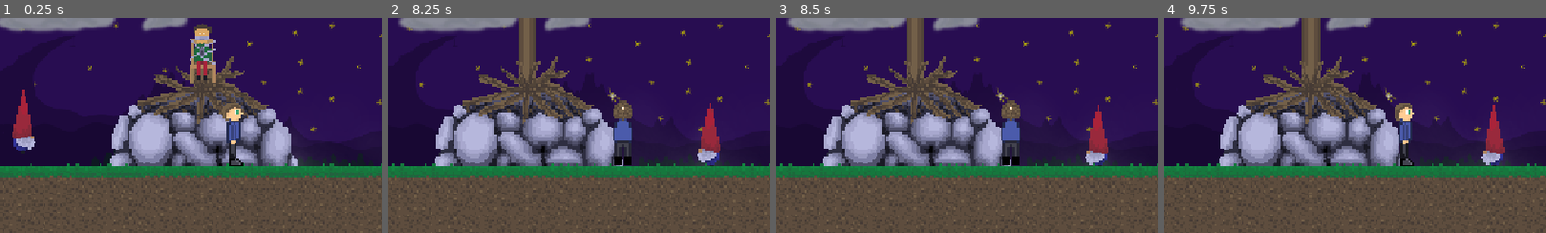
Above: before the commit, frames 1-4 (left to right).
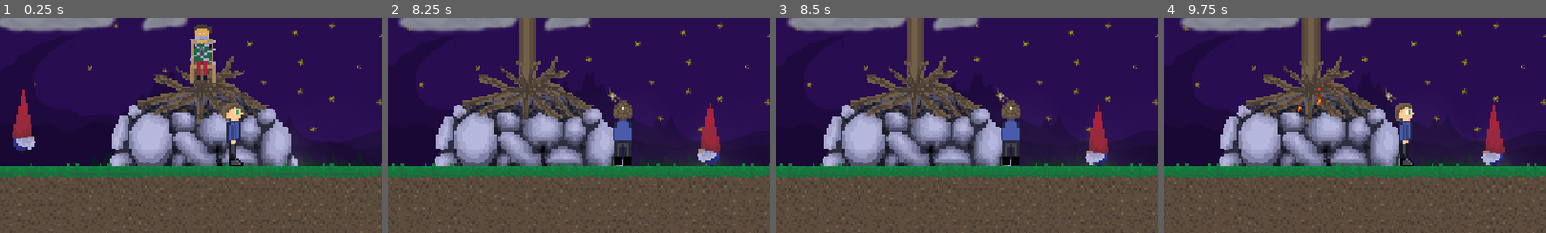
Above: after the commit, the same moments.

Repository: MyNameIs3rik/gnomes-piss-me-off
Game: Godot game, scene res://scenes/wolrd/wolrd.tscn
Same seed, same stepped clock (60 frames per second), same inputs: the game is played once before the commit and once after it.
Inputs (mouse positions are % of the whole screen's width and height, from its top left):
- Up to frame 1 (0.25 s): no input
- Up to frame 2 (8.25 s): move the mouse to (45, 70) at 0.52 s; hold Q (Piss) 0.53-1.28 s; hold D (Right) 0.53-2.03 s; tap W (Up) at 0.77, 1.52, 3.02, 3.77, 4.52, 6.02, 6.77, 7.52 s; move the mouse to (80, 65) at 1.27 s; right-click (80, 65) at 1.35 s; move the mouse to (20, 35) at 2.02 s; hold Q (Piss) 2.03-2.78 s; hold A (Left) 2.03-4.28 s; move the mouse to (55, 50) at 2.77 s; right-click (55, 50) at 2.85 s; move the mouse to (35, 25) at 3.52 s; hold Q (Piss) 3.53-4.28 s; move the mouse to (72, 45) at 4.27 s; hold D (Right) 4.28-8.03 s; right-click (72, 45) at 4.35 s; move the mouse to (30, 55) at 5.02 s; hold Q (Piss) 5.03-5.78 s; move the mouse to (60, 28) at 5.77 s; right-click (60, 28) at 5.85 s; move the mouse to (45, 70) at 6.52 s; hold Q (Piss) 6.53-7.28 s; move the mouse to (80, 65) at 7.27 s; right-click (80, 65) at 7.35 s; move the mouse to (20, 35) at 8.02 s; hold A (Left) from 8.03 s (still down); hold Q (Piss) from 8.03 s (still down)
- Up to frame 3 (8.5 s): keep holding A (Left); keep holding Q (Piss)
- Up to frame 4 (9.75 s): move the mouse to (55, 50) at 8.77 s; release Q (Piss) at 8.78 s; right-click (55, 50) at 8.85 s; tap W (Up) at 9.02 s; move the mouse to (35, 25) at 9.52 s; release A (Left) at 9.53 s; hold D (Right) from 9.53 s (still down); hold Q (Piss) from 9.53 s (still down)
The pictures show only the part of the screen within x 19-69%, y 34-84%; the shares and areas given below are measured in that part.

Frames 1-3 are identical in both runs. In frame 4, less than 0.1% of the frame differs, in the area x 34-44%, y 30-44%.

Commit message:
almost finished animation and added ingnition

Diff:
--- a/scenes/enemies/fire.tscn
+++ b/scenes/enemies/fire.tscn
@@ -45,6 +45,43 @@
 [sub_resource type="Gradient" id="Gradient_wcp7n"]
 colors = PackedColorArray(0.45211428, 0.15050754, 0.036296267, 1, 1, 0.90670776, 0.885704, 1)
 
+[sub_resource type="Animation" id="Animation_g4y0b"]
+length = 0.001
+tracks/0/type = "value"
+tracks/0/imported = false
+tracks/0/enabled = true
+tracks/0/path = NodePath(".:scale")
+tracks/0/interp = 1
+tracks/0/loop_wrap = true
+tracks/0/keys = {
+"times": PackedFloat32Array(0),
+"transitions": PackedFloat32Array(1),
+"update": 0,
+"values": [Vector2(1, 1)]
+}
+
+[sub_resource type="Animation" id="Animation_gwman"]
+resource_name = "ignite"
+length = 1.6
+tracks/0/type = "value"
+tracks/0/imported = false
+tracks/0/enabled = true
+tracks/0/path = NodePath(".:scale")
+tracks/0/interp = 2
+tracks/0/loop_wrap = true
+tracks/0/keys = {
+"times": PackedFloat32Array(0, 1.6),
+"transitions": PackedFloat32Array(1, 1),
+"update": 0,
+"values": [Vector2(0.25, 0.25), Vector2(1, 1)]
+}
+
+[sub_resource type="AnimationLibrary" id="AnimationLibrary_xfvci"]
+_data = {
+&"RESET": SubResource("Animation_g4y0b"),
+&"ignite": SubResource("Animation_gwman")
+}
+
 [node name="Fire" type="Area2D" unique_id=1307416558]
 script = ExtResource("1_g4y0b")
 
@@ -54,7 +91,7 @@
 [node name="AnimatedSprite2D" type="AnimatedSprite2D" parent="." unique_id=1297172194]
 position = Vector2(0, -1)
 sprite_frames = SubResource("SpriteFrames_2auwi")
-frame_progress = 0.549122
+frame_progress = 0.47117147
 
 [node name="CPUParticles2D" type="CPUParticles2D" parent="." unique_id=2053473570]
 amount = 6
@@ -71,3 +108,6 @@
 scale_amount_max = 1.3
 color = Color(0.9843137, 0.2901961, 0.105882354, 1)
 color_initial_ramp = SubResource("Gradient_wcp7n")
+
+[node name="AnimationPlayer" type="AnimationPlayer" parent="." unique_id=2061959115]
+libraries/ = SubResource("AnimationLibrary_xfvci")
--- a/scenes/wolrd/pole.tscn
+++ b/scenes/wolrd/pole.tscn
@@ -7,7 +7,7 @@
 
 [sub_resource type="Animation" id="Animation_nu4oo"]
 resource_name = "Impale"
-length = 6.0
+length = 7.0
 tracks/0/type = "value"
 tracks/0/imported = false
 tracks/0/enabled = true
@@ -43,6 +43,23 @@
 "transitions": PackedFloat32Array(1, 1, 1),
 "update": 0,
 "values": [50.0, 50.0, 25.0]
+}
+tracks/3/type = "method"
+tracks/3/imported = false
+tracks/3/enabled = true
+tracks/3/path = NodePath(".")
+tracks/3/interp = 1
+tracks/3/loop_wrap = true
+tracks/3/keys = {
+"times": PackedFloat32Array(6.5666666, 6.866667),
+"transitions": PackedFloat32Array(1, 1),
+"values": [{
+"args": [],
+"method": &"ignite"
+}, {
+"args": [],
+"method": &"ignite"
+}]
 }
 
 [sub_resource type="Animation" id="Animation_jxw3u"]
@@ -102,3 +119,6 @@
 
 [node name="AnimationPlayer" type="AnimationPlayer" parent="." unique_id=1340237128]
 libraries/ = SubResource("AnimationLibrary_a0p57")
+
+[node name="FireContainer" type="Node2D" parent="." unique_id=1527039580]
+position = Vector2(5, -31)
--- a/scripts/enemies/fire.gd
+++ b/scripts/enemies/fire.gd
@@ -13,6 +13,9 @@
 	display_damage()
 
 func display_damage() -> void:
-	var size: float = (float(health) / float(max_health)) / 2 + 0.5
+	var size: float = (float(health) / float(max_health)) / 1.5 + 1.0 / 3.0
 	$AnimatedSprite2D.scale = Vector2(size,size)
 	$CPUParticles2D.scale = Vector2(size,size)
+
+func ignite() -> void:
+	$AnimationPlayer.play("ignite")
--- a/scripts/world/pole.gd
+++ b/scripts/world/pole.gd
@@ -1,4 +1,31 @@
 extends Area2D
+
+const FIRE = preload("res://scenes/enemies/fire.tscn")
+@onready var fire_container = $FireContainer
+@onready var area = $CollisionPolygon2D
+@onready var rng = RandomNumberGenerator.new()
 
 func play_impale() -> void:
 	$AnimationPlayer.play("Impale")
+
+func ignite():
+	var fire = FIRE.instantiate()
+	fire.position = get_random_pos(area.polygon)
+	fire.ignite()
+	fire_container.add_child(fire)
+
+func get_random_pos(points: PackedVector2Array) -> Vector2:
+	var rect = Rect2(points[0], Vector2.ZERO)
+
+	for point in points:
+		rect = rect.expand(point)
+
+	while true:
+		var point = Vector2(
+		rng.randf_range(rect.position.x, rect.end.x),
+		rng.randf_range(rect.position.y, rect.end.y))
+
+		if Geometry2D.is_point_in_polygon(point, points):
+			return point
+
+	return Vector2.ZERO
--- a/scripts/world/wolrd.gd
+++ b/scripts/world/wolrd.gd
@@ -1,8 +1,11 @@
 extends Node2D
+
+@onready var pole = $Items/Pole
+@onready var cam = $Player/Camera
 
 func _ready():
 	$Helpers/Timer.start()
 
 func _on_timer_timeout():
-	$Player/Camera.start(6,3,0.25)
-	$Items/Pole.play_impale()
+	cam.start(6,3,0.25)
+	pole.play_impale()
